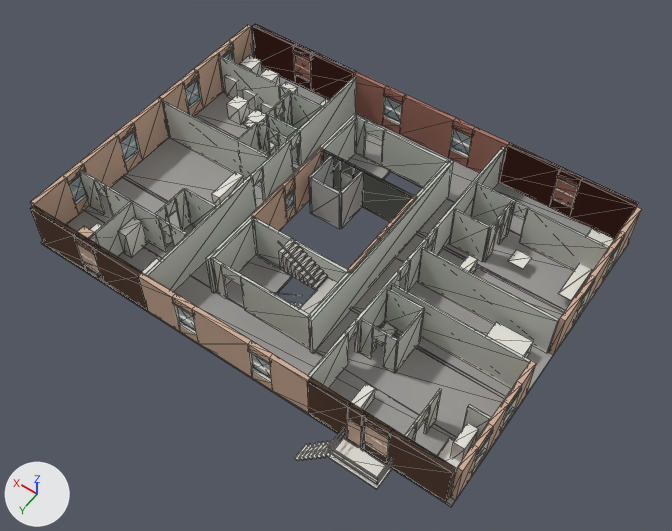
The glTF model game/assets/building/floor_06.glb as it was, and as the next commit left it.
The view is the same before and after, from a 50 mm lens placed at (-20.2, 28.1, 58.1), pointed at (-0.9, 1.2, 15.7). Every picture has the same lights, and +X, +Y and +Z are marked at lower left. The picture after the commit comes second. Mesh edges are drawn as thin lines on the coarser meshes. Objects named as collision shapes, trigger or cutter boxes, shadow casters or lower levels of detail are left out. Vertices at exactly the same position are counted once.

In view in the first picture: 'F06_furniture-col', 'F06_glazing-col', 'F06_slabs-col', 'F06_stairs', 'F06_stone_trim-col', 'F06_trim', 'F06_walls-col', 'F06_walls_cbrick-col', 'F06_walls_conc-col', 'F06_walls_fbrick-col'.
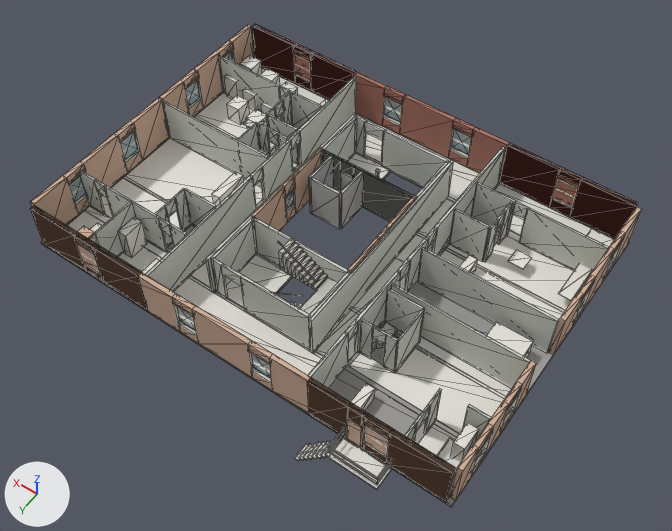
What changed in the scene script:
```text
Change me_f06_furniture_col:
    used by ob_f06_furniture_col; location = (0.0, 0.0, 0.0)
    remove me_f06_furniture_col.from_pydata(...)  # 448 vertices, 696 faces; spans x -13.3..13.2, y -9.2..11.4, z 12.7..18.0
    add me_f06_furniture_col.from_pydata(...)  # 614 vertices, 960 faces; spans x -13.6..13.6, y -9.6..11.4, z 12.7..18.0
    me_f06_furniture_col part 1: a new loose piece, a box spanning x -13.63..-5.53, y -9.63..-6.27, z 16.0..16.012, in mat_m_trim (white #edebe3)
    me_f06_furniture_col part 2: a new loose piece, a box spanning x -13.63..-5.53, y -6.23..-0.47, z 16.0..16.012, in mat_m_trim (white #edebe3)
    me_f06_furniture_col part 3: a new loose piece, a box spanning x -13.63..-10.92, y 6.52..9.63, z 16.0..16.012, in mat_m_trim (white #edebe3)
    me_f06_furniture_col part 4: a new loose piece, a box spanning x -13.63..-5.53, y 2.69..6.48, z 16.0..16.012, in mat_m_trim (white #edebe3)
    me_f06_furniture_col part 5: a new loose piece, a box spanning x 5.53..9.56, y 6.27..9.63, z 16.0..16.012, in mat_m_trim (white #edebe3)
    me_f06_furniture_col part 6: a new loose piece, a box spanning x 9.6..13.63, y 6.27..9.63, z 16.0..16.012, in mat_m_trim (white #edebe3)
    me_f06_furniture_col part 7: a new loose piece, a box spanning x 5.53..13.63, y -0.86..6.23, z 16.0..16.012, in mat_m_trim (white #edebe3)
    me_f06_furniture_col part 8: a new loose piece, a box spanning x 5.53..13.63, y -9.63..-6.27, z 16.0..16.012, in mat_m_trim (white #edebe3)
    me_f06_furniture_col part 9: a new loose piece, a box spanning x 0.55..3.25, y -6.75..-3.25, z 16.0..16.012, in mat_m_trim (white #edebe3)
    me_f06_furniture_col part 10: a new loose piece, a box spanning x 0.55..3.25, y 3.25..6.75, z 16.0..16.012, in mat_m_trim (white #edebe3)
    me_f06_furniture_col part 11: a new loose piece of 24 vertices spanning x -5.3..5.3, y -9.6..9.6, z 16.0, in mat_m_trim (white #edebe3)
    me_f06_furniture_col part 12: a new loose piece of 14 vertices spanning x 5.5..13.6, y -6.2..-1.0, z 16.0, in mat_m_trim (white #edebe3)
    other edits to the shape of me_f06_furniture_col do not show in these pictures
```

Where the change shows, as pixel boxes [x1, y1, x2, y2] in the pictures (672 x 531 px):
'F06_furniture-col', reshaped
    before: [90, 55, 614, 490]
    after: [67, 55, 614, 496]
part 1 of me_f06_furniture_col, added
    after: [494, 184, 591, 241]
part 2 of me_f06_furniture_col, added
    after: [440, 233, 587, 349]
part 3 of me_f06_furniture_col, added
    after: [418, 420, 459, 496]
part 4 of me_f06_furniture_col, added
    after: [349, 330, 511, 434]
part 5 of me_f06_furniture_col, added
    after: [118, 241, 167, 272]
part 6 of me_f06_furniture_col, added
    after: [67, 206, 110, 231]
part 7 of me_f06_furniture_col, added
    after: [101, 138, 262, 252]
part 8 of me_f06_furniture_col, added
    after: [262, 69, 325, 105]
part 9 of me_f06_furniture_col, added
    after: [348, 154, 390, 179]
part 10 of me_f06_furniture_col, added
    after: [227, 254, 291, 308]
part 11 of me_f06_furniture_col, added (mostly hidden)
    after: [175, 114, 479, 375]
part 12 of me_f06_furniture_col, added
    after: [195, 93, 297, 169]
'F06_slabs-col', unchanged, covered by the edit
    both: [41, 68, 629, 507]
